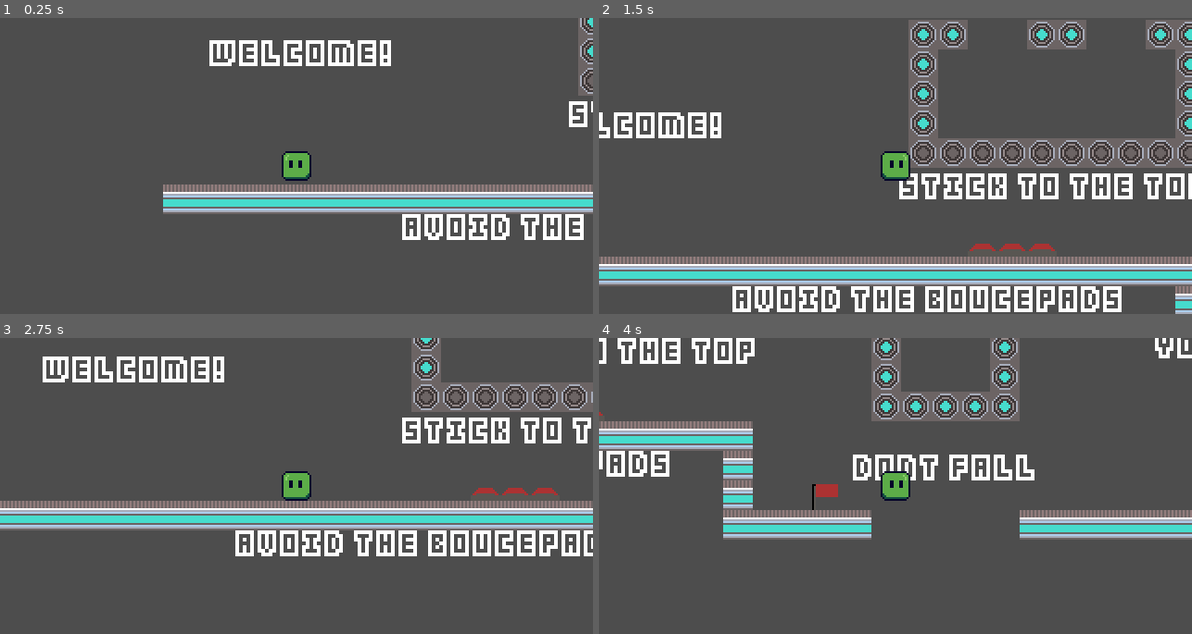
Above: before the commit, frames 1-4 (two rows, left to right).
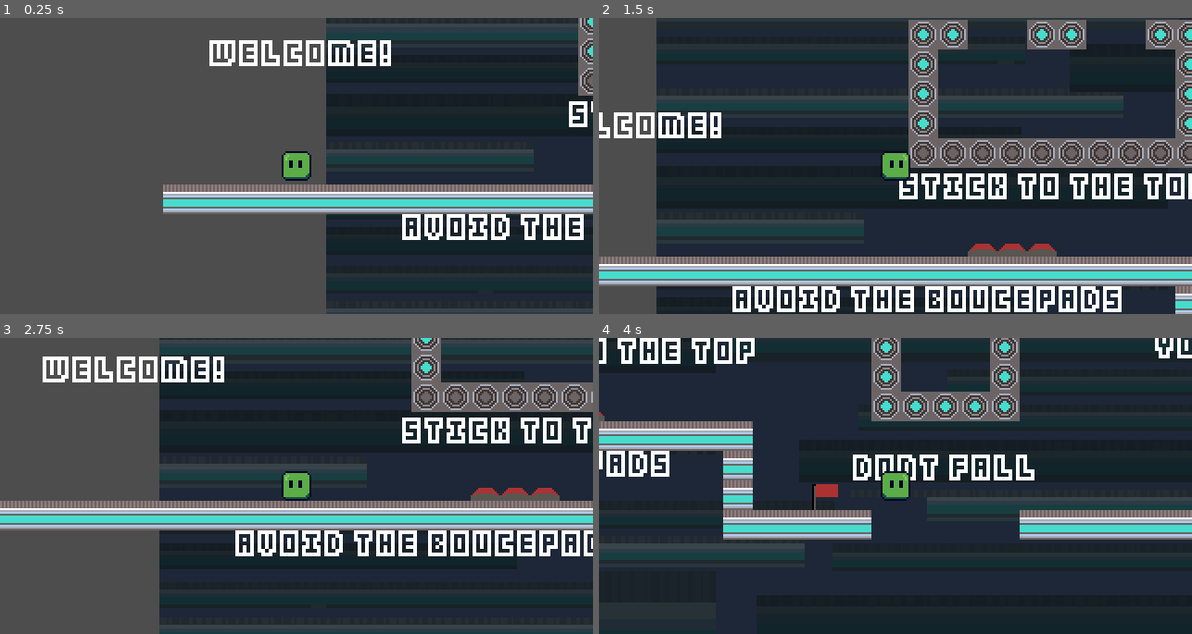
Above: after the commit, the same moments.

Repository: apollo-cool/blob-game
Game: Godot game, scene res://scenes/levels/level1.tscn
Same seed, same stepped clock (60 frames per second), same inputs: the game is played once before the commit and once after it. This scene is started directly instead of the project's main scene.
Inputs:
- Up to frame 1 (0.25 s): no input
- Up to frame 2 (1.5 s): hold D (move_right) from 0.53 s (still down); tap Space (jump) at 0.77 s
- Up to frame 3 (2.75 s): tap Space (jump) at 1.52 s; release D (move_right) at 2.03 s; hold A (move_left) from 2.03 s (still down)
- Up to frame 4 (4 s): release A (move_left) at 2.78 s; hold D (move_right) from 2.78 s (still down); tap Space (jump) at 3.02, 3.77 s

The runs differ from the first frame. In frame 1, 36% of the frame differs, in the area x 55-100%, y 0-100%; in frame 2, 63%; in frame 3, 54%; in frame 4, 82%, in the area x 0-100%, y 0-100%.

Commit message:
Added background

Diff:
--- /dev/null
+++ b/scenes/death_screen.tscn
@@ -0,0 +1,17 @@
+[gd_scene format=3 uid="uid://82q5k2oa6a3c"]
+
+[ext_resource type="Texture2D" uid="uid://ded8tg5aubt7l" path="res://assets/textures/aseprite/deathScreen.png" id="1_uyutr"]
+
+[node name="deathScreen" type="Control" unique_id=1603964843]
+layout_mode = 3
+anchors_preset = 15
+anchor_right = 1.0
+anchor_bottom = 1.0
+grow_horizontal = 2
+grow_vertical = 2
+
+[node name="TextureRect" type="TextureRect" parent="." unique_id=703152057]
+layout_mode = 0
+offset_right = 320.0
+offset_bottom = 160.0
+texture = ExtResource("1_uyutr")
--- a/scenes/levels/level1.tscn
+++ b/scenes/levels/level1.tscn
@@ -1,6 +1,7 @@
 [gd_scene format=4 uid="uid://cx05u5dymhxt0"]
 
 [ext_resource type="Script" uid="uid://te7ys27pfpxw" path="res://scripts/level.gd" id="1_ru4tf"]
+[ext_resource type="Texture2D" uid="uid://ca76x6qtjs6c2" path="res://assets/textures/aseprite/level_BG.png" id="2_1seuy"]
 [ext_resource type="Texture2D" uid="uid://derg6evskwk3q" path="res://assets/textures/tilemap.png" id="2_6sh32"]
 [ext_resource type="PackedScene" uid="uid://bmw6vmytsxhqv" path="res://scenes/functional_tiles/checkpoint_flag.tscn" id="3_ejswk"]
 [ext_resource type="PackedScene" uid="uid://wfboaok720sf" path="res://scenes/functional_tiles/win_flag.tscn" id="4_bbk5w"]
@@ -40,6 +41,13 @@
 
 [node name="Level" type="Node2D" unique_id=2090821432]
 script = ExtResource("1_ru4tf")
+
+[node name="TextureRect" type="TextureRect" parent="." unique_id=1229800865]
+offset_left = -120.0
+offset_top = -189.0
+offset_right = 447.0
+offset_bottom = 148.0
+texture = ExtResource("2_1seuy")
 
 [node name="Layer0" type="TileMapLayer" parent="." unique_id=244673116]
 use_parent_material = true
--- /dev/null
+++ b/scenes/title_screen.gd
@@ -0,0 +1,15 @@
+extends Control
+
+
+# Called when the node enters the scene tree for the first time.
+func _ready() -> void:
+	pass # Replace with function body.
+
+
+# Called every frame. 'delta' is the elapsed time since the previous frame.
+func _process(delta: float) -> void:
+	pass
+
+
+func _on_button_pressed() -> void:
+	pass # Replace with function body.
--- /dev/null
+++ b/scenes/title_screen.tscn
@@ -0,0 +1,31 @@
+[gd_scene format=3 uid="uid://craurxtdv4bq2"]
+
+[ext_resource type="Script" uid="uid://38y00a7nudhv" path="res://scenes/title_screen.gd" id="1_fgkus"]
+[ext_resource type="Texture2D" uid="uid://c8q83d3rrbj7x" path="res://assets/textures/aseprite/Background.png" id="2_s4lrb"]
+[ext_resource type="Texture2D" uid="uid://dk1p5tnrcni65" path="res://assets/textures/palette/playbutton.png" id="3_mgrm8"]
+
+[node name="TitleScreen" type="Control" unique_id=48019239]
+layout_mode = 3
+anchors_preset = 15
+anchor_right = 1.0
+anchor_bottom = 1.0
+offset_left = 1.0
+offset_top = -2.0
+grow_horizontal = 2
+grow_vertical = 2
+script = ExtResource("1_fgkus")
+
+[node name="TextureRect" type="TextureRect" parent="." unique_id=1188693194]
+layout_mode = 0
+offset_right = 319.0
+offset_bottom = 162.0
+texture = ExtResource("2_s4lrb")
+
+[node name="TextureButton" type="TextureButton" parent="." unique_id=2110703666]
+layout_mode = 0
+offset_left = 102.0
+offset_top = 102.0
+offset_right = 223.0
+offset_bottom = 139.0
+texture_normal = ExtResource("3_mgrm8")
+stretch_mode = 0
Binary file added: assets/textures/aseprite/Background.aseprite
Binary file added: assets/textures/aseprite/Background.png
Not shown, added: assets/textures/aseprite/Background.png.import
Binary file added: assets/textures/aseprite/Play_Dark.aseprite
Binary file added: assets/textures/aseprite/Play_Dark.png
Not shown, added: assets/textures/aseprite/Play_Dark.png.import
Binary file added: assets/textures/aseprite/background1.aseprite
Binary file added: assets/textures/aseprite/deathScreen.aseprite
Binary file added: assets/textures/aseprite/deathScreen.png
Not shown, added: assets/textures/aseprite/deathScreen.png.import
Binary file added: assets/textures/aseprite/level_BG.aseprite
Binary file added: assets/textures/aseprite/level_BG.png
(and 8 more such lines)
